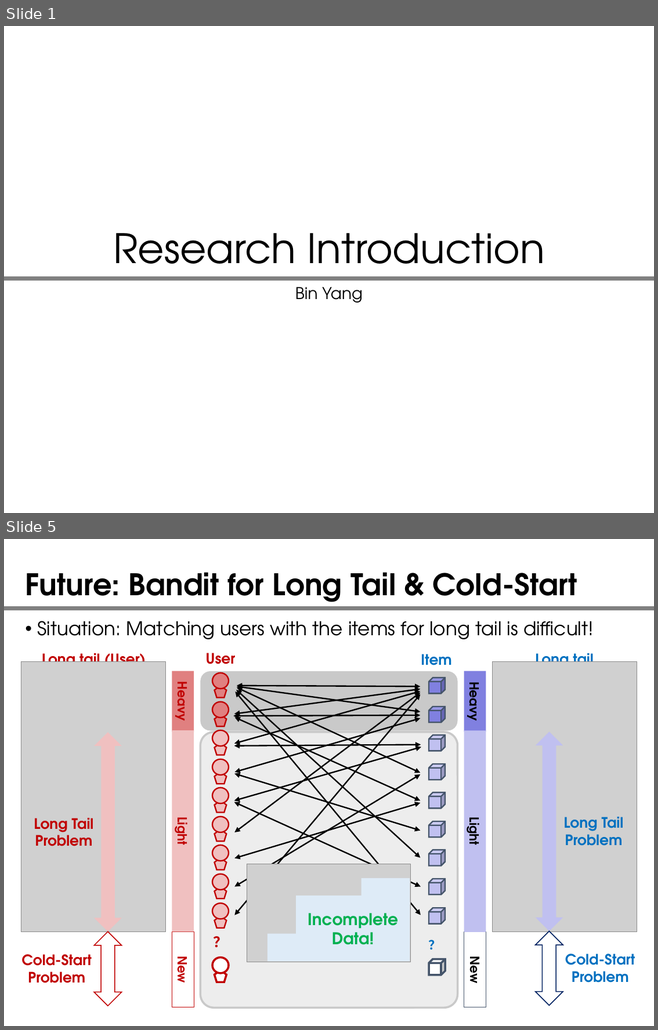
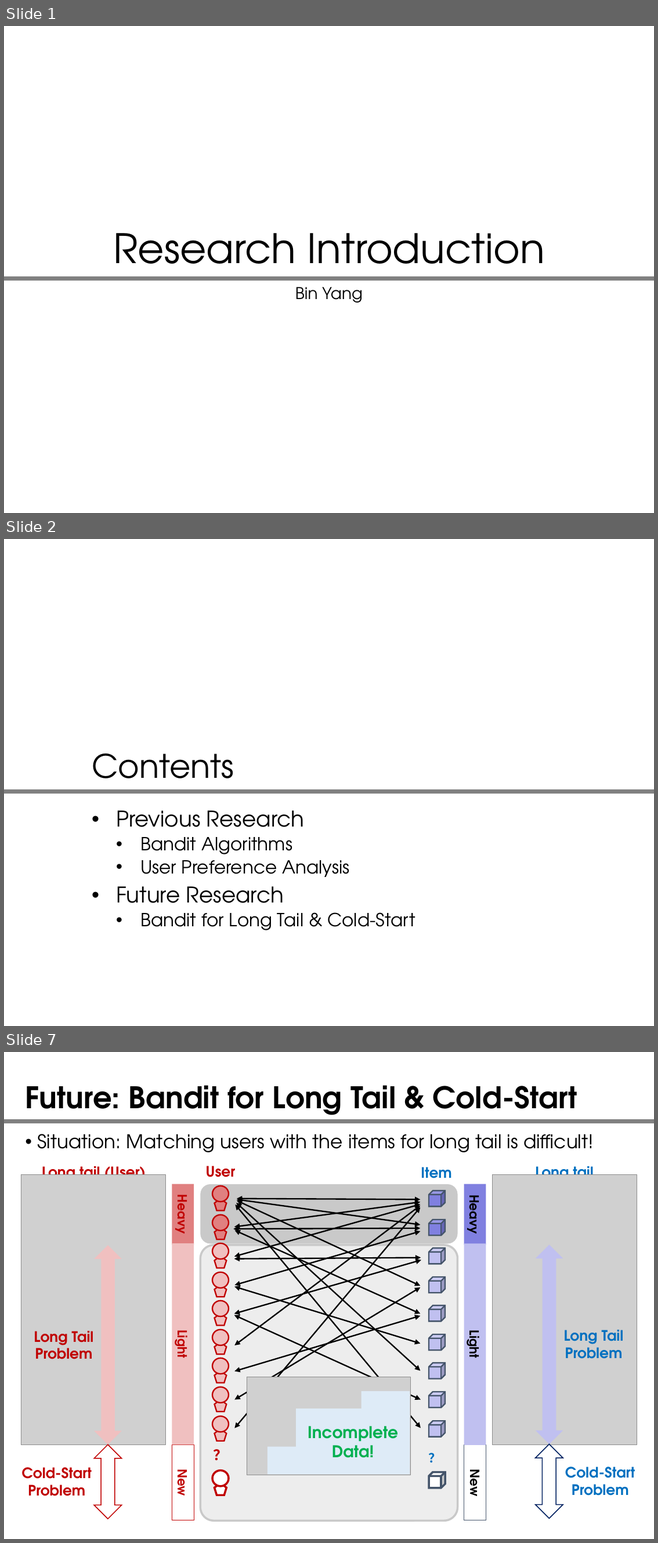
Before and after one commit to yangbin64/document, a slide deck: introduction.pptx. Shown one above the other, each under a label of ours: slides 1 and 5 before the commit, slides 1, 2 and 7 after it; the slides between them are not shown. The pictures are 658x1030 and 658x1543 pixels, drawn with LibreOffice and Linux fonts; fonts in the diff are those of the drawing; grey boxes stand for pictures. Boxes give left, top, right and bottom in pixels: in the first picture for what was removed or moved away, otherwise in the second. Text is boxed around its words. In the diff, an @@ line names an element or a change of style, - is before the commit and + after.

```diff
--- a/introduction.pptx
+++ b/introduction.pptx
@@ slide 2 added at bbox=[4, 539, 654, 1026], background #FFFFFF; not listed: 1 template element that a slide beside it also shows @@
@@ title added at bbox=[92, 754, 234, 792], 36 pt, text #000000 @@
+Contents
@@ subtitle added at bbox=[116, 810, 415, 931], 20 pt, text #000000 @@
+• Previous Research
+  • Bandit Algorithms
+  • User Preference Analysis
+• Future Research
+  • Bandit for Long Tail & Cold-Start
@@ what was slide 5 is now slide 7 @@
```
Also in this commit, not shown: 5 slides changed, 1 other slide added, 1 slide removed.
